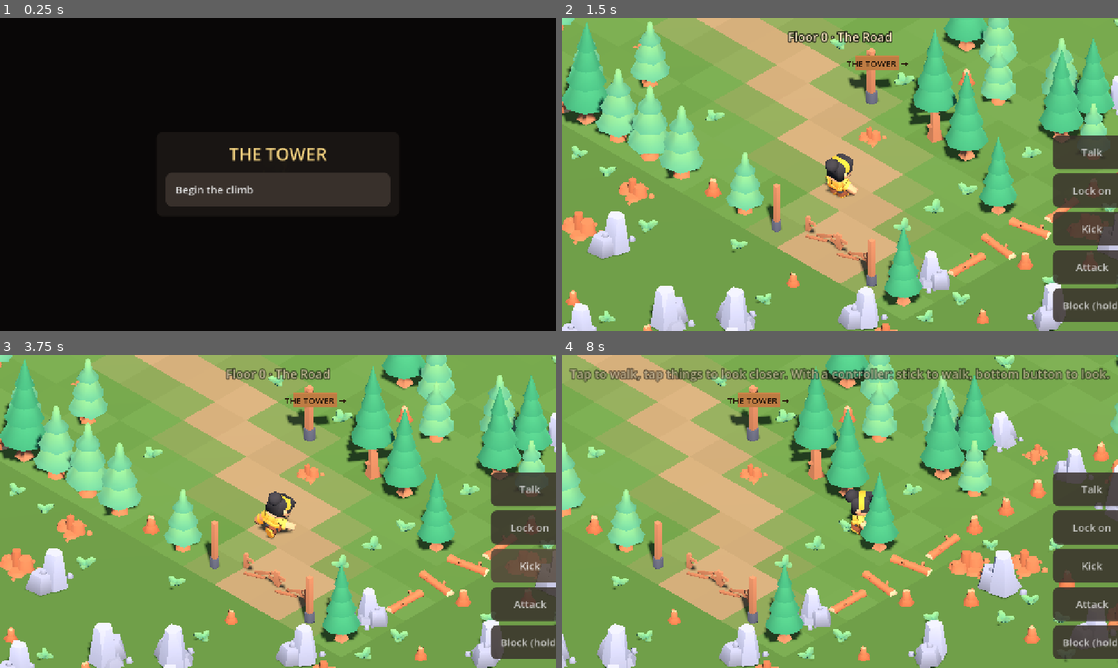
Above: before the commit, frames 1-4 (two rows, left to right).
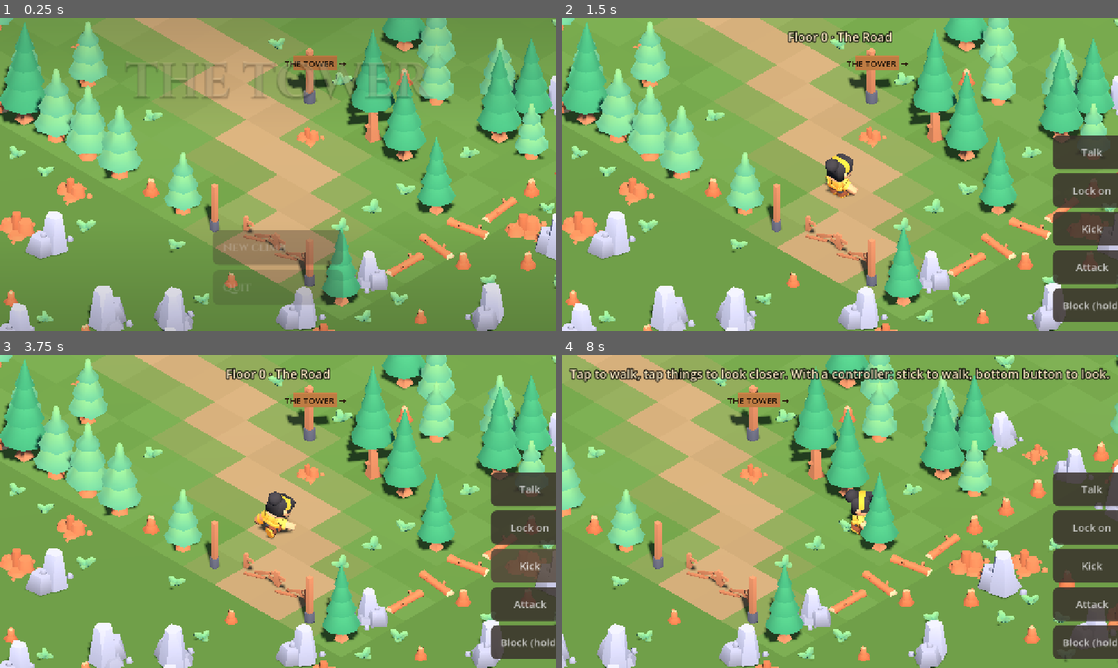
Above: after the commit, the same moments.

Repository: vel71184/the-tower
Game: Godot game, scene res://scenes/main.tscn
Same seed, same stepped clock (60 frames per second), same inputs: the game is played once before the commit and once after it.
Inputs (mouse positions are in pixels of both pictures, inside the frame that each line leads up to):
- Up to frame 1 (0.25 s): no input
- Up to frame 2 (1.5 s): click (840, 190) at 0.5 s, where only the run before the commit has a clickable "Begin the climb"; click (840, 246) at 1.25 s, where only the run after the commit has a clickable "New climb"
- Up to frame 3 (3.75 s): click "Talk" at 2 s; click "Lock on" at 2.75 s; click "Kick" at 3.5 s
- Up to frame 4 (8 s): click "Attack" at 4.25 s; click "Block (hold)" at 5 s; tap Enter (ui_accept) at 5.75, 6.02, 6.5, 7.25 s; move the mouse to (962, 495) at 5.77 s; hold D (move_right) 5.78-6.5 s; hold Space (attack) 5.78-6.5 s; click (962, 495) at 5.92 s; drag from (728, 527) to (812, 574) at 6.52 s; move the mouse to (895, 442) at 7.27 s; hold D (move_right) from 7.28 s (still down); hold E (interact) from 7.28 s (still down); click (895, 442) at 7.42 s

The runs differ from the first frame. In frame 1, 100% of the frame differs, in the area x 0-100%, y 0-100%; in frame 2, nothing differs; in frame 3, 0.3%; in frame 4, 2.1%.

Commit message:
Title screen over a live Road
- The game opens on The Road itself, with the camera drifting slowly toward
  the tower and no climber yet; "THE TOWER" in Cinzel (OFL) over a soft
  vignette
- Continue (when there's a save), New climb, and Quit on desktop; works with
  touch, controller (focus) and keyboard
- The title saves and counts nothing; choosing New climb hands the scene to
  the climber
- Test and screenshot for the title screen

Co-Authored-By: Claude Opus 5.5 <noreply@anthropic.com>
Claude-Session: https://claude.ai/code/session_018eCtRiykKVLLKD4TJKqToP

Diff:
--- a/scripts/game/main.gd
+++ b/scripts/game/main.gd
@@ -36,6 +36,9 @@
 var _focus_ring: MeshInstance3D
 var _fade_timer := 0.0
 var _block_input := false
+var _in_title := false
+var _title_anchor: Node3D
+var _title_drift: Tween
 var _last_level := Vector2i(-1, -1)
 var _floor_cache: Dictionary = {}
 var _note_open := false
@@ -57,6 +60,7 @@
 	add_child(ui)
 	ui.choice_made.connect(choose)
 	ui.card_choice.connect(_on_card_choice)
+	ui.title_choice.connect(_on_title_choice)
 	ui.combat_action.connect(_on_combat_button)
 	combat = Combat.new()
 	add_child(combat)
@@ -85,17 +89,60 @@
 
 # --- Title and level flow -------------------------------------------------------------------
 
+## The title screen: the real Road behind it, the camera drifting toward the tower, no climber yet.
 func show_title() -> void:
-	var body := ""
+	_in_title = true
+	start_level(0, 1, "title")
+	var opts: Array = []
 	if Baseline.has_save():
-		_card("THE TOWER", body, ["Continue the climb", "Start a new climb"], func(i: int) -> void:
-			if i == 0 and Baseline.load_save():
-				resume_climb()
-			else:
-				new_climb())
-	else:
-		_card("THE TOWER", body, ["Begin the climb"], func(_i: int) -> void:
-			new_climb())
+		opts.append(["continue", "Continue"])
+	opts.append(["new", "New climb"])
+	if not OS.has_feature("mobile") and not OS.has_feature("web"):
+		opts.append(["quit", "Quit"])
+	ui.show_title(opts)
+
+
+func _on_title_choice(id: String) -> void:
+	match id:
+		"continue":
+			_leave_title()
+			if not (Baseline.load_save() and resume_climb()):
+				new_climb()
+		"new":
+			_leave_title()
+			new_climb()
+		"quit":
+			get_tree().quit()
+
+
+func _leave_title() -> void:
+	_in_title = false
+	ui.hide_title()
+	if _title_drift:
+		_title_drift.kill()
+	climber.visible = true
+	cam.target = climber
+
+
+## Slowly pans the camera between the start of the road and the tower, back and forth.
+func _start_title_drift() -> void:
+	if _title_anchor == null:
+		_title_anchor = Node3D.new()
+		add_child(_title_anchor)
+	var a: Vector3 = level.cell_to_world(level.spawn_cell)
+	var exit_obj = null
+	for obj in level.objects:
+		if obj.kind == "exit":
+			exit_obj = obj
+	var b: Vector3 = exit_obj.global_position if exit_obj else a + Vector3(-6, 0, -6)
+	_title_anchor.global_position = a
+	cam.target = _title_anchor
+	cam.snap()
+	if _title_drift:
+		_title_drift.kill()
+	_title_drift = create_tween().set_loops()
+	_title_drift.tween_property(_title_anchor, "global_position", b, 22.0).set_trans(Tween.TRANS_SINE)
+	_title_drift.tween_property(_title_anchor, "global_position", a, 22.0).set_trans(Tween.TRANS_SINE)
 
 
 ## Starts over from the first level that exists so far.
@@ -135,6 +182,8 @@
 ## Loads a level. arriving: "start" (from the level before, or a new climb) or "back"
 ## (returning from the level after, so the climber appears by the way forward).
 func start_level(floor_n: int, level_n: int, arriving: String = "start") -> bool:
+	if arriving != "title" and _in_title:
+		_leave_title()
 	ui.hide_card()
 	ui.hide_page()
 	_note_open = false
@@ -176,6 +225,13 @@
 	_pending = null
 	_talk_obj = null
 	_ended = false
+	if arriving == "title":
+		# Scenery only: no climber, no saving, nothing counted.
+		climber.visible = false
+		ui.touch_actions_enabled = false
+		_ended = true
+		_start_title_drift()
+		return true
 	Baseline.floor_num = floor_n
 	Baseline.level_num = level_n
 	_last_level = Vector2i(floor_n, level_n)
--- a/scripts/ui/game_ui.gd
+++ b/scripts/ui/game_ui.gd
@@ -5,6 +5,9 @@
 signal choice_made(index: int)
 signal card_choice(index: int)
 signal combat_action(id: String)
+signal title_choice(id: String)
+
+const TITLE_FONT := preload("res://assets/fonts/cinzel-bold.woff")
 
 const TEXT_SIZE := 24
 const BUTTON_HEIGHT := 60
@@ -26,6 +29,8 @@
 var _combat_hint: Label
 var _combat_buttons: HBoxContainer
 var _wounds: Label
+var _title: Control
+var _title_menu: VBoxContainer
 var _touch_bar: VBoxContainer
 var _block_button: Button
 ## Set once a level is playing, so touch action buttons can show.
@@ -43,6 +48,7 @@
 	_build_dev()
 	_build_combat()
 	_build_touch_bar()
+	_build_title()
 
 
 # --- Dialogue -------------------------------------------------------------------------------
@@ -64,7 +70,88 @@
 
 
 func is_busy() -> bool:
-	return _panel.visible or _card.visible
+	return _panel.visible or _card.visible or (_title != null and _title.visible)
+
+
+# --- Title screen ---------------------------------------------------------------------------
+
+## Shows the title over whatever the camera is looking at. options: [[id, label], ...]
+func show_title(options: Array) -> void:
+	_clear(_title_menu)
+	for o in options:
+		var b := _button(String(o[1]), _on_title.bind(String(o[0])))
+		b.custom_minimum_size = Vector2(300, 60)
+		b.add_theme_font_override("font", TITLE_FONT)
+		b.add_theme_font_size_override("font_size", 26)
+		_title_menu.add_child(b)
+	_title.visible = true
+	_title.modulate.a = 0.0
+	create_tween().tween_property(_title, "modulate:a", 1.0, 1.2)
+	(_title_menu.get_child(0) as Control).call_deferred("grab_focus")
+
+
+func hide_title() -> void:
+	if _title:
+		_title.visible = false
+
+
+func is_title_visible() -> bool:
+	return _title != null and _title.visible
+
+
+func _on_title(id: String) -> void:
+	title_choice.emit(id)
+
+
+func _build_title() -> void:
+	_title = Control.new()
+	_title.set_anchors_preset(Control.PRESET_FULL_RECT)
+	_title.mouse_filter = Control.MOUSE_FILTER_IGNORE
+	_title.visible = false
+	_root.add_child(_title)
+
+	# A soft dark vignette top and bottom, so the words read over the live scene.
+	var shade := TextureRect.new()
+	shade.set_anchors_preset(Control.PRESET_FULL_RECT)
+	shade.mouse_filter = Control.MOUSE_FILTER_IGNORE
+	shade.stretch_mode = TextureRect.STRETCH_SCALE
+	var grad := Gradient.new()
+	grad.offsets = PackedFloat32Array([0.0, 0.35, 0.65, 1.0])
+	grad.colors = PackedColorArray([Color(0.05, 0.04, 0.04, 0.75), Color(0, 0, 0, 0.0), Color(0, 0, 0, 0.0), Color(0.05, 0.04, 0.04, 0.85)])
+	var tex := GradientTexture2D.new()
+	tex.gradient = grad
+	tex.fill_from = Vector2(0, 0)
+	tex.fill_to = Vector2(0, 1)
+	shade.texture = tex
+	_title.add_child(shade)
+
+	var name_label := Label.new()
+	name_label.text = "THE TOWER"
+	name_label.add_theme_font_override("font", TITLE_FONT)
+	name_label.add_theme_font_size_override("font_size", 112)
+	name_label.add_theme_color_override("font_color", Color(0.97, 0.9, 0.74))
+	name_label.add_theme_color_override("font_shadow_color", Color(0, 0, 0, 0.6))
+	name_label.add_theme_constant_override("shadow_offset_y", 5)
+	name_label.add_theme_constant_override("shadow_offset_x", 0)
+	name_label.add_theme_constant_override("shadow_outline_size", 10)
+	name_label.horizontal_alignment = HORIZONTAL_ALIGNMENT_CENTER
+	name_label.anchor_left = 0.0
+	name_label.anchor_right = 1.0
+	name_label.offset_top = 70
+	name_label.mouse_filter = Control.MOUSE_FILTER_IGNORE
+	_title.add_child(name_label)
+
+	_title_menu = VBoxContainer.new()
+	_title_menu.add_theme_constant_override("separation", 12)
+	_title_menu.anchor_left = 0.5
+	_title_menu.anchor_right = 0.5
+	_title_menu.anchor_top = 1.0
+	_title_menu.anchor_bottom = 1.0
+	_title_menu.offset_left = -150
+	_title_menu.offset_right = 150
+	_title_menu.offset_bottom = -60
+	_title_menu.grow_vertical = Control.GROW_DIRECTION_BEGIN
+	_title.add_child(_title_menu)
 
 
 # --- Combat ---------------------------------------------------------------------------------
--- a/tests/screenshots.gd
+++ b/tests/screenshots.gd
@@ -19,7 +19,8 @@
 
 	var main = load("res://scenes/main.tscn").instantiate()
 	add_child(main)
-	await _frames(3)
+	await _frames(90)
+	await _shot("00_title")
 	main.start_level(0, 1)
 	await _frames(40)
 	await _shot("0_road_start")
--- a/tests/test_runner.gd
+++ b/tests/test_runner.gd
@@ -347,11 +347,21 @@
 
 
 func _test_road() -> void:
-	print("Floor 1, Level 1: The Road (outdoors)")
-	Baseline.reset()
+	print("Title screen")
+	Baseline.reset()
+	Baseline.delete_save()
 	var main = load("res://scenes/main.tscn").instantiate()
 	add_child(main)
 	await get_tree().process_frame
+	check(main.ui.is_title_visible(), "the game opens on the title screen")
+	check(main.level != null and main.level.data.get("id") == "f00_l01" and not main.climber.visible, "The Road plays behind it, with no climber yet")
+	check(Baseline.level_num == 1 and not Baseline.has_save(), "the title screen saves nothing")
+	main._on_title_choice("new")
+	check(not main.ui.is_title_visible() and main.climber.visible, "New climb starts the game")
+	check(main.level.data.get("id") == "f00_l01" and Baseline.floor_num == 0, "on The Road, Floor 0")
+
+	print("Floor 0, Level 1: The Road (outdoors)")
+	Baseline.reset()
 	check(main.start_level(0, 1), "The Road (Floor 0) loads")
 	var level = main.level
 	check(level.get_node_or_null("Ground") != null, "the ground is one merged mesh")
Not shown, added: assets/fonts/CINZEL-OFL.txt
Binary file added: assets/fonts/cinzel-bold.woff
